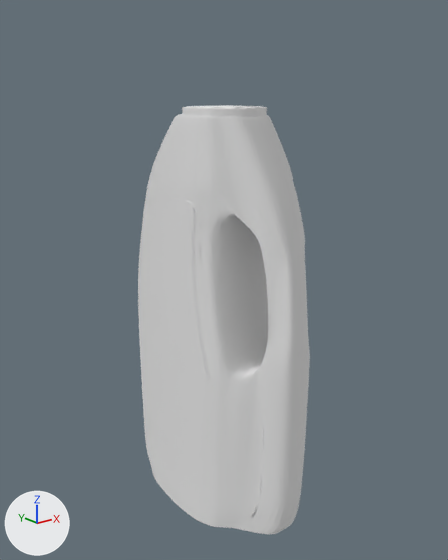
What one commit did to the OBJ model model/872839.obj.
Before and after are seen from a camera (50 mm lens) standing at (-63.4, -82.5, 74.4) and looking at (0.0, -3.2, 42.7). The lights are fixed; the arrows at lower left show +X, +Y and +Z. Where no turn or scale is listed for an object, it has been applied to the vertices.

The scene before the commit, as lines of its bpy script (objects in view):
```python
me_cylinder002 = bpy.data.meshes.new('Cylinder002')
me_cylinder002.from_pydata(...)  # 10114 vertices, 12451 faces; spans x -10.6..10.3, y -22.2..15.8, z 2.2..71.3
me_cylinder002.materials.append(mat_01___default)  # white #e7e7e7
ob_cylinder002 = bpy.data.objects.new('Cylinder002', me_cylinder002)
ob_cylinder002.location = (0.0, 0.0, 0.0)
```
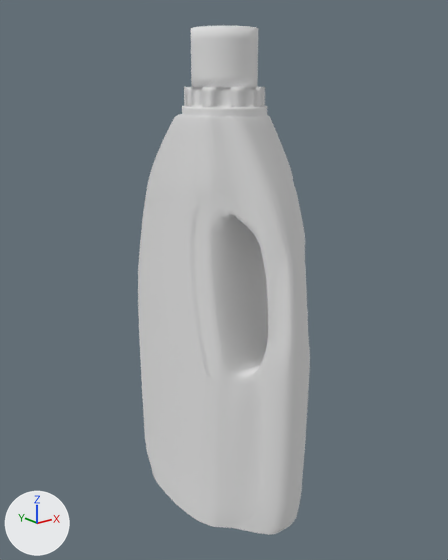
What differs and where, as boxes [x1, y1, x2, y2] in the pictures (448 x 560 px):
```json
{"object": "Cylinder004", "change": "added", "after": [184, 26, 265, 107]}
```

Scene script edits in JSON lines:
```json
{"op": "add", "block": "me_cylinder004", "code": ["me_cylinder004 = bpy.data.meshes.new('Cylinder004')", "me_cylinder004.from_pydata(...)  # 456 vertices, 402 faces; spans x -6.38..6.27, y -9.7..2.75, z 71.15..82.63", "me_cylinder004.materials.append(mat_01___default)  # white #e7e7e7"]}
{"op": "add", "block": "ob_cylinder004", "code": ["ob_cylinder004 = bpy.data.objects.new('Cylinder004', me_cylinder004)", "ob_cylinder004.location = (0.0, 0.0, 0.0)"]}
```
